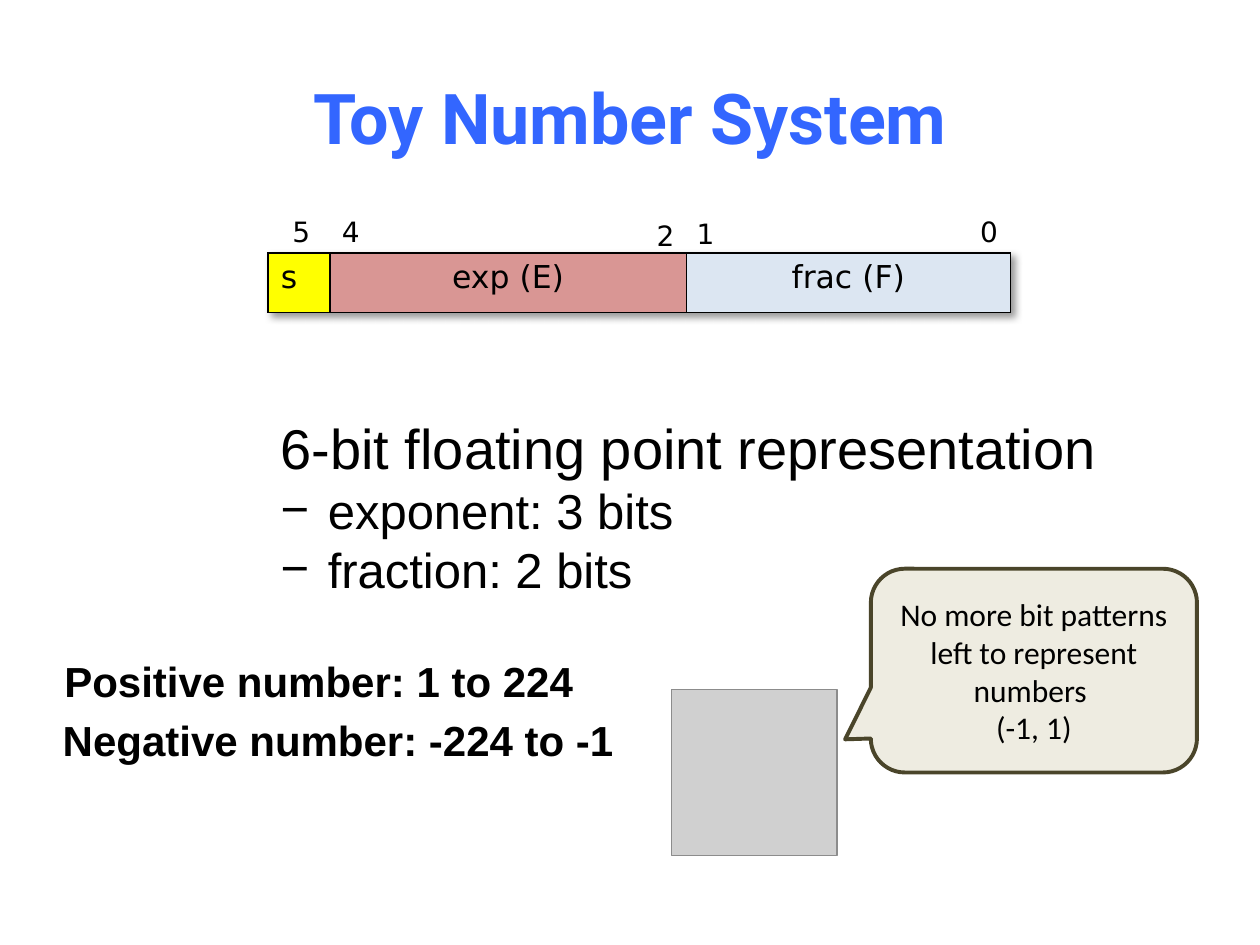
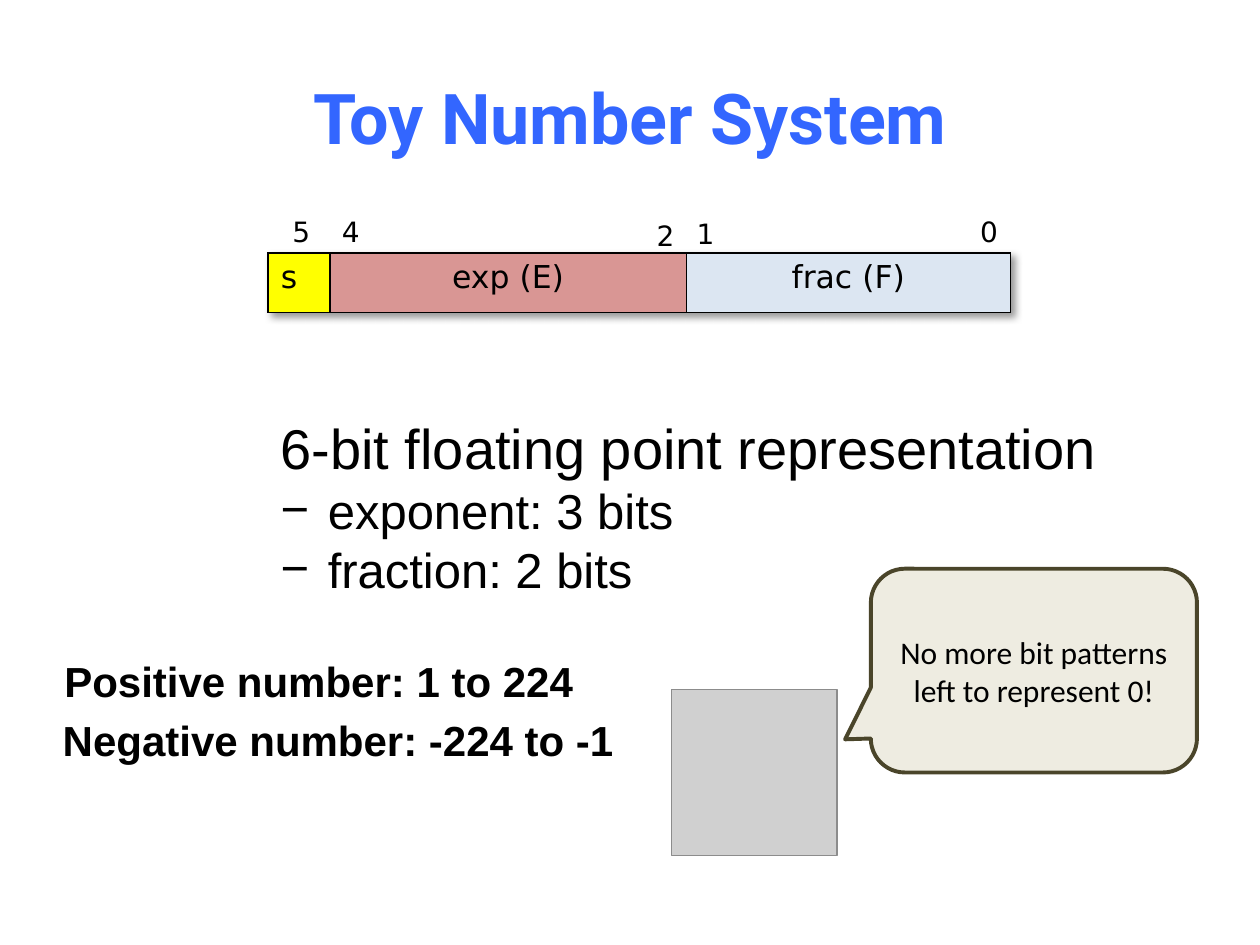
Before and after one commit to NYU-CSO/nyu-cso.github.io, a slide deck: slide 35 of notes/03-floats.pptx (slide 32 before the commit). Drawn at 1260x945 pixels with LibreOffice and Linux fonts; fonts in the diff are those of the drawing; grey boxes stand for pictures. Boxes give left, top, right and bottom in pixels: in the first picture for what was removed or moved away, otherwise in the second. Text is boxed around its words. In the diff, an @@ line names an element or a change of style, - is before the commit and + after.

```diff
--- a/notes/03-floats.pptx
+++ b/notes/03-floats.pptx
@@ text in rounded speech box at [900,642,1167,707]: text changed @@
-No more bit patterns left to represent numbers
-(-1, 1)
+No more bit patterns left to represent 0!
```
Also in this commit, not shown: 32 other slides changed, 23 slides added, 11 slides removed, 1 other file.
